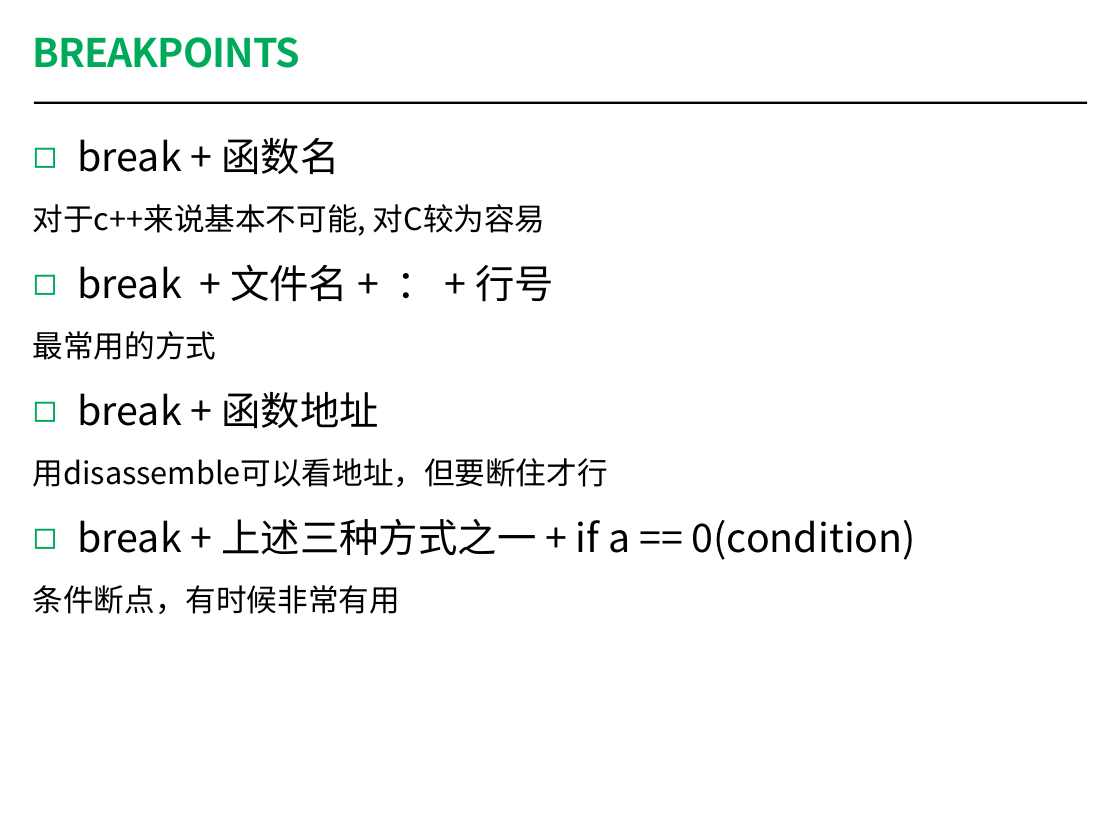
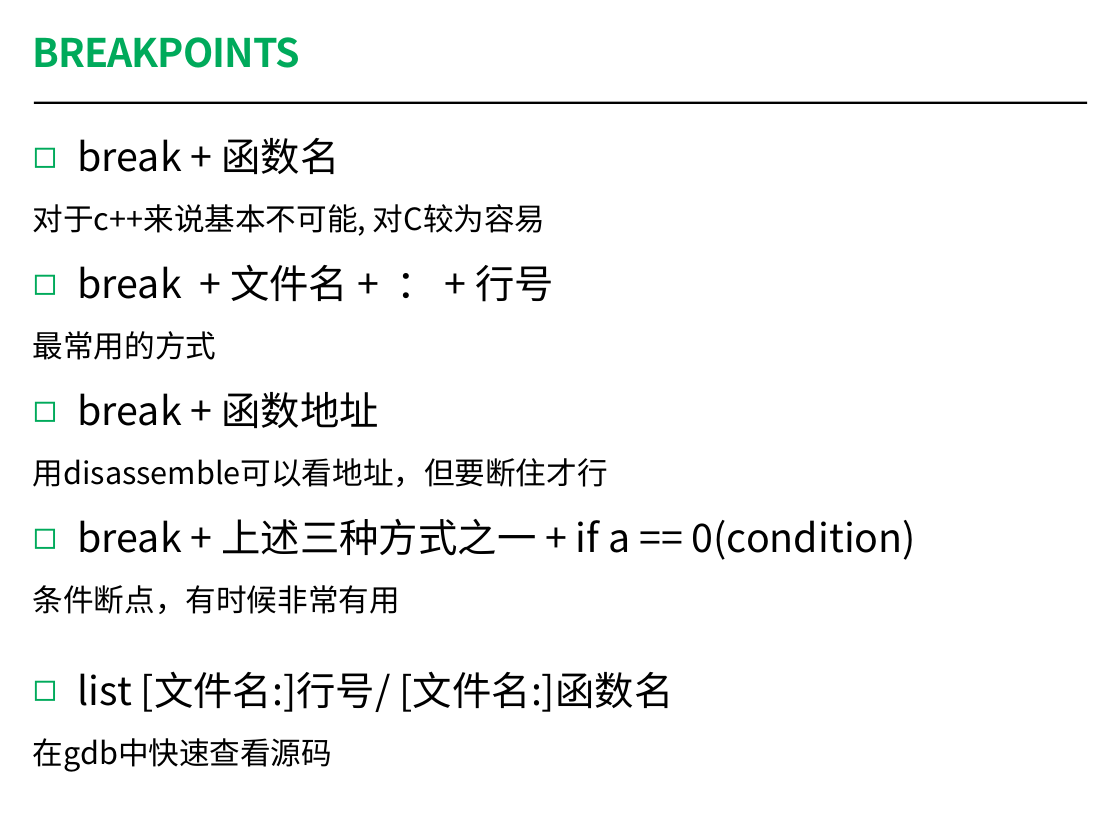
Before and after one commit to coney/c-training, a slide deck: slide 12 of Debug/session1/Debugging Workshop 1.pptx. Drawn at 1120x840 pixels with LibreOffice and Linux fonts; fonts in the diff are those of the drawing. Boxes give left, top, right and bottom in pixels: in the first picture for what was removed or moved away, otherwise in the second. Text is boxed around its words. In the diff, an @@ line names an element or a change of style, - is before the commit and + after.

Commit message:
update pptx

```diff
--- a/Debug/session1/Debugging Workshop 1.pptx
+++ b/Debug/session1/Debugging Workshop 1.pptx
@@ text at box(33, 671, 674, 772): paragraphs added @@
+◻ list [文件名:]行号/ [文件名:]函数名
+在gdb中快速查看源码
```
Also in this commit, not shown: 1 other file.
